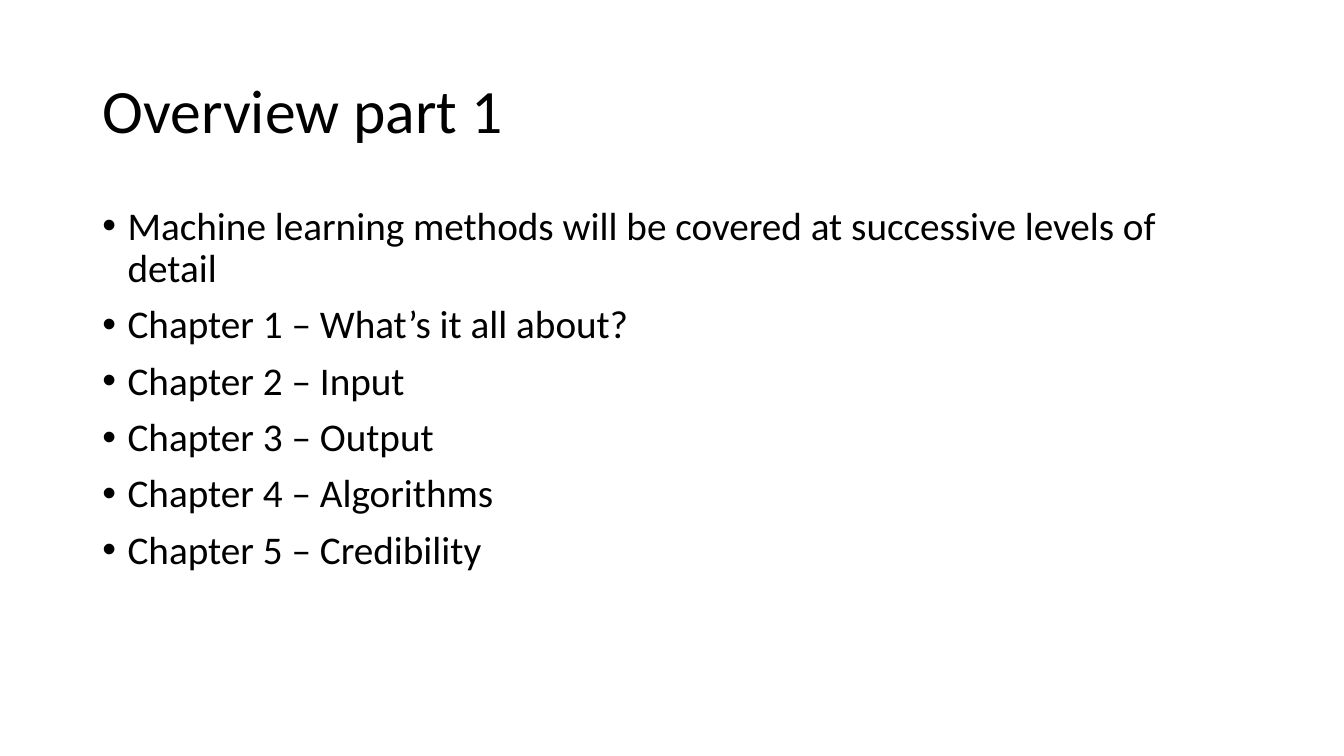
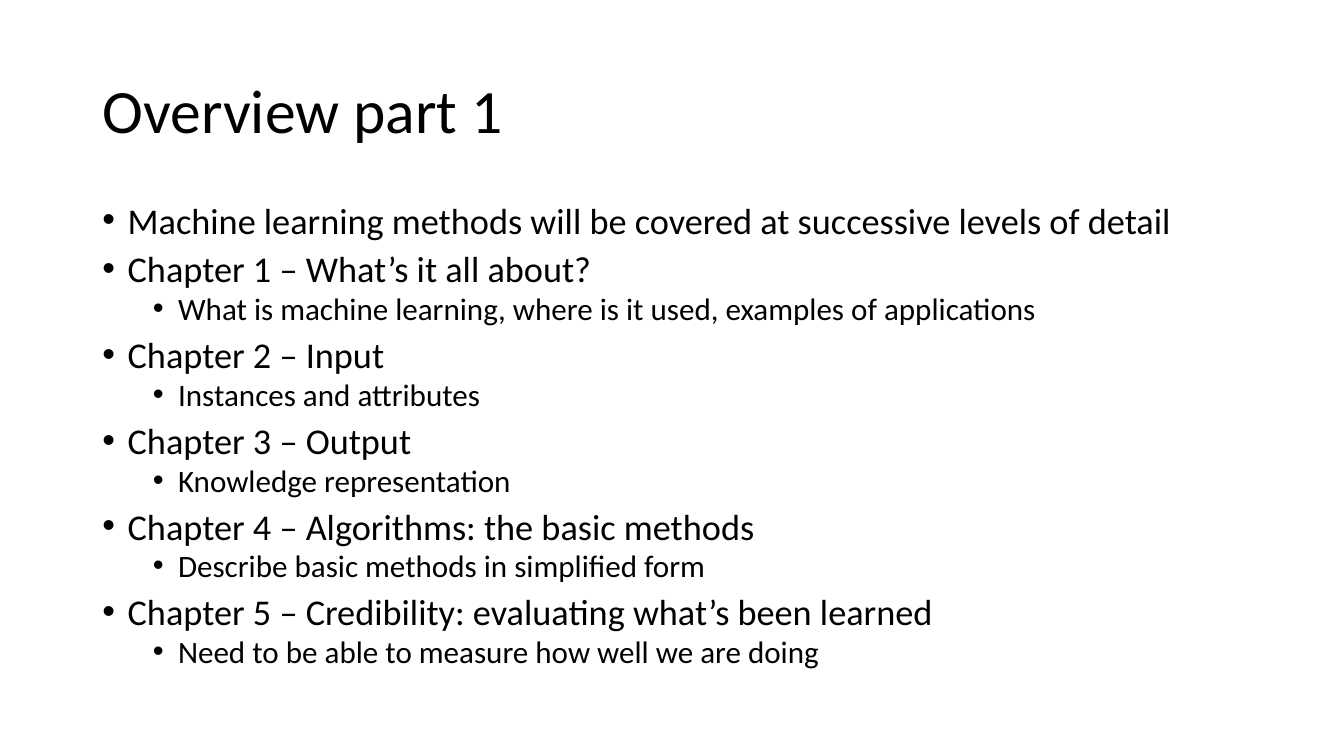
Before and after one commit to russellu/cs405, a slide deck: slide 6 of Lecture_01.pptx. Drawn at 1344x756 pixels with LibreOffice and Linux fonts; fonts in the diff are those of the drawing. Boxes give left, top, right and bottom in pixels: in the first picture for what was removed or moved away, otherwise in the second. Text is boxed around its words. In the diff, an @@ line names an element or a change of style, - is before the commit and + after.

```diff
--- a/Lecture_01.pptx
+++ b/Lecture_01.pptx
@@ text at (x1=128, y1=208, x2=1171, y2=460): size 28 to 25.9 pt in "Machine learning methods will be covered at ...", "Chapter 1 – What’s it all about?", "Chapter 2 – Input", "Chapter 3 – Output"; line spacing 0.9 to 0.8 @@
@@ text at (x1=178, y1=298, x2=1035, y2=326): paragraph added @@
+  • What is machine learning, where is it used, examples of applications
@@ text at (x1=178, y1=384, x2=480, y2=407): paragraph added @@
+  • Instances and attributes
@@ text at (x1=128, y1=470, x2=932, y2=669): text changed; size 28 to 22.2 pt @@
-• Chapter 4 – Algorithms
-• Chapter 5 – Credibility
+  • Knowledge representation
+• Chapter 4 – Algorithms: the basic methods
+  • Describe basic methods in simplified form
+• Chapter 5 – Credibility: evaluating what’s been learned
+  • Need to be able to measure how well we are doing
```
Also in this commit, not shown: 5 other slides changed.
